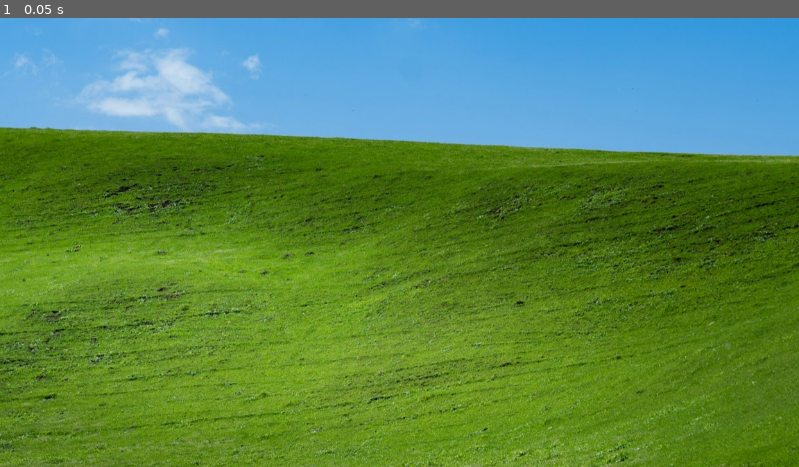
Above: before the commit, frame 1.
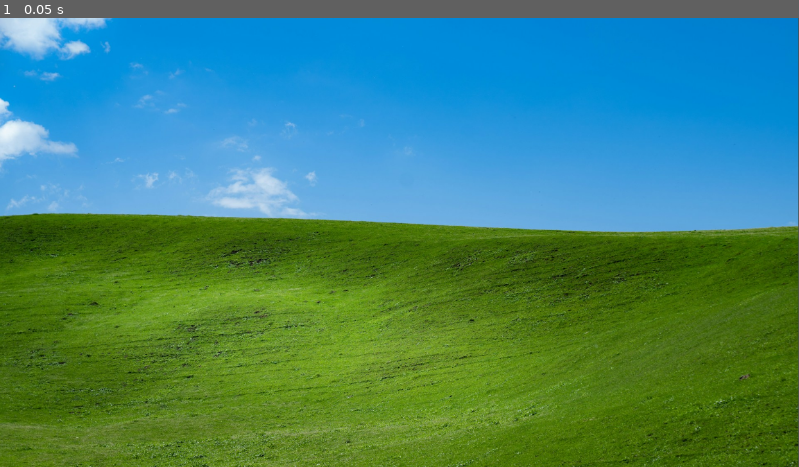
Above: after the commit, the same moment.

Repository: TeenBiscuits/CronoSquare
Game: Godot game, scene res://Scenes/mundo.tscn
Same seed, same stepped clock (60 frames per second), same inputs: the game is played once before the commit and once after it.
Inputs:
- Up to frame 1 (0.05 s): no input

The runs differ from the first frame. In frame 1, 71% of the frame differs, in the area x 0-100%, y 0-100%.

Commit message:
Una primera Build para probar

Diff:
--- a/src/Scenes/mundo.tscn
+++ b/src/Scenes/mundo.tscn
@@ -6,12 +6,14 @@
 
 [node name="Mundo" type="Node2D"]
 
+[node name="Fondo" type="Sprite2D" parent="."]
+position = Vector2(-1, -3)
+texture = ExtResource("1_uwdfk")
+
 [node name="TileMap" type="TileMap" parent="."]
 tile_set = SubResource("TileSet_tv0mp")
 format = 2
 
-[node name="Fondo" type="Sprite2D" parent="."]
-position = Vector2(-1, -3)
-texture = ExtResource("1_uwdfk")
-
 [node name="Camera2D" type="Camera2D" parent="."]
+offset = Vector2(0, -100)
+zoom = Vector2(0.6, 0.6)
Not shown, changed: build/web/index.html
Not shown, changed: build/web/index.pck
